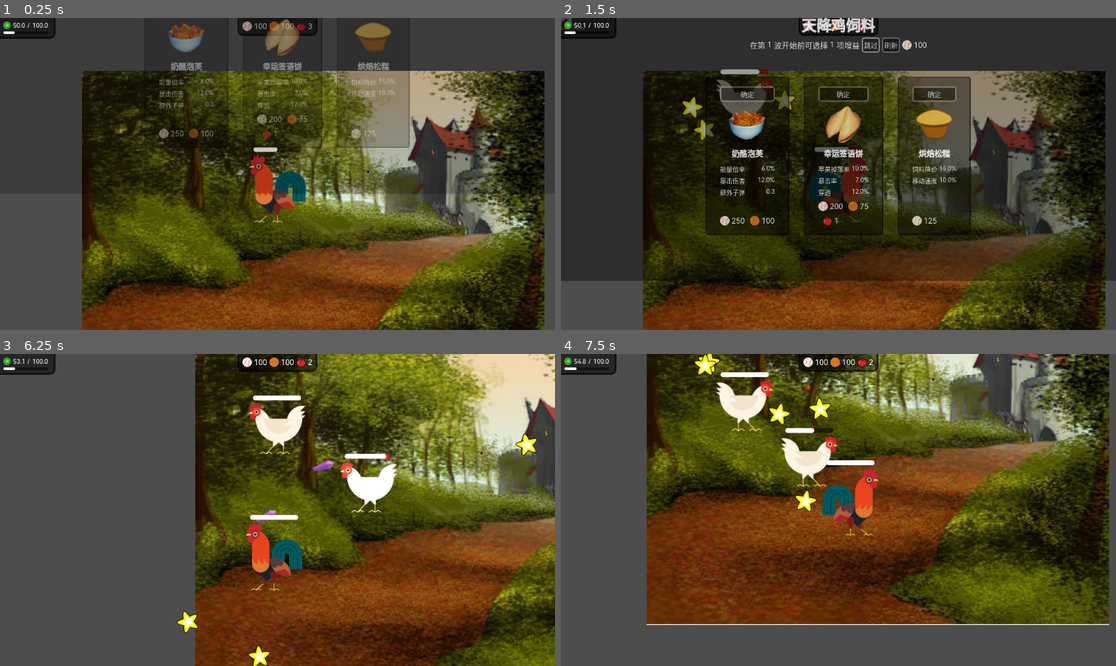
Above: before the commit, frames 1-4 (two rows, left to right).
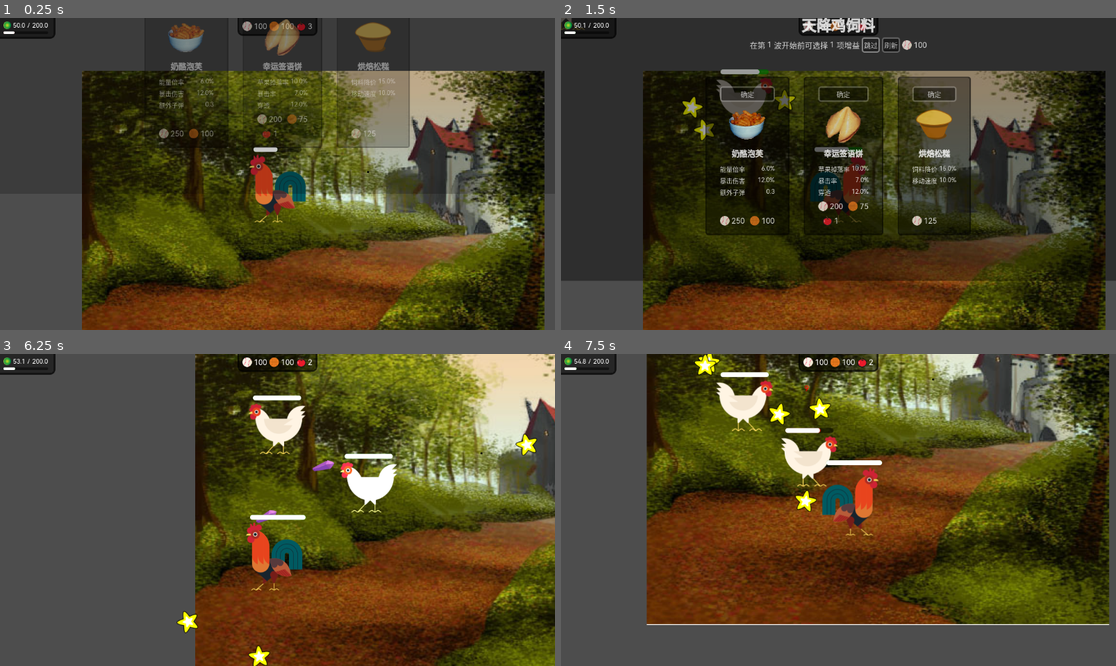
Above: after the commit, the same moments.

Repository: Rundll86/ChickenVSBear
Game: Godot game, scene res://components/Scenes/World.tscn
Same seed, same stepped clock (60 frames per second), same inputs: the game is played once before the commit and once after it. The engine's default icon, where the game draws it, is replaced by a stand-in: a white triangle on a blue panel in a dark square.
Inputs (mouse positions are in pixels of both pictures, inside the frame that each line leads up to):
- Up to frame 1 (0.25 s): no input
- Up to frame 2 (1.5 s): move the mouse to (960, 158) at 0.52 s; hold D (m_right) 0.53-1.25 s; tap R (heal) at 0.6 s; click "跳过" at 1.25 s
- Up to frame 3 (6.25 s): move the mouse to (166, 525) at 2.02 s; hold S (m_down) 2.03-2.78 s; click (166, 525) at 2.1 s; tap R (heal) at 2.3, 3.05, 3.6, 4.55, 5.1, 6.05 s; move the mouse to (333, 441) at 2.77 s; hold D (m_right) 2.78-3.53 s; hold Right mouse button (attack2) 2.78-3.53 s; move the mouse to (249, 572) at 3.52 s; hold W (m_up) 3.53-4.28 s; move the mouse to (444, 556) at 4.27 s; hold A (m_left) 4.28-5.78 s; tap Space (sprint) at 4.35 s; move the mouse to (111, 463) at 5.02 s; move the mouse to (305, 510) at 5.77 s; press the mouse at (305, 510) at 5.78 s; hold S (m_down) from 5.78 s (still down)
- Up to frame 4 (7.5 s): move the mouse to (755, 432) at 6.52 s; release S (m_down) at 6.53 s; release the mouse at (755, 432) at 6.53 s; hold D (m_right) 6.53-7.28 s; right-click (755, 432) at 6.6 s; tap R (heal) at 6.8, 7.35 s; move the mouse to (960, 494) at 7.27 s; hold W (m_up) from 7.28 s (still down)

The runs differ from the first frame. In frame 1, less than 0.1% of the frame differs, in the area x 5-7%, y 1-4%; in frame 2, less than 0.1%, in the area x 2-55%, y 1-43%; in frame 3, less than 0.1%; in frame 4, less than 0.1%.

Commit message:
feat: 更新UI和角色逻辑，优化能量条显示和状态管理

Diff:
--- a/components/Scenes/UI.tscn
+++ b/components/Scenes/UI.tscn
@@ -117,4 +117,3 @@
 unique_name_in_owner = true
 custom_minimum_size = Vector2(0, 5)
 layout_mode = 2
-speed1 = 0.9
--- a/components/UI/ColorBar.tscn
+++ b/components/UI/ColorBar.tscn
@@ -9,8 +9,15 @@
 corner_radius_bottom_right = 5
 corner_radius_bottom_left = 5
 
-[sub_resource type="StyleBoxFlat" id="StyleBoxFlat_gkydp"]
+[sub_resource type="StyleBoxFlat" id="StyleBoxFlat_sh754"]
 bg_color = Color(1, 0, 0, 0.5)
+corner_radius_top_left = 5
+corner_radius_top_right = 5
+corner_radius_bottom_right = 5
+corner_radius_bottom_left = 5
+
+[sub_resource type="StyleBoxFlat" id="StyleBoxFlat_8n8i8"]
+bg_color = Color(0, 1, 0, 0.5)
 corner_radius_top_left = 5
 corner_radius_top_right = 5
 corner_radius_bottom_right = 5
@@ -30,7 +37,8 @@
 offset_bottom = 10.0
 script = ExtResource("1_a106p")
 backBox = SubResource("StyleBoxFlat_kf2fc")
-middleBox = SubResource("StyleBoxFlat_gkydp")
+middleBox1 = SubResource("StyleBoxFlat_sh754")
+middleBox2 = SubResource("StyleBoxFlat_8n8i8")
 frontBox = SubResource("StyleBoxFlat_x7p33")
 speed1 = 0.9
 speed2 = 0.05
--- a/scripts/Contents/Characters/Rooster.gd
+++ b/scripts/Contents/Characters/Rooster.gd
@@ -35,3 +35,4 @@
 func heal(count: float):
 	health += count
 	DamageLabel.create(-count, false, damageAnchor.global_position + MathTool.randv2_range(GameRule.damageLabelSpawnOffset))
+	return count
--- a/scripts/Statemachine/BossBar.gd
+++ b/scripts/Statemachine/BossBar.gd
@@ -4,8 +4,7 @@
 @onready var nameLabel: Label = $"%name"
 @onready var valueLabel: Label = $"%value"
 
-func _physics_process(delta):
-	super._physics_process(delta)
+func _physics_process(_delta):
 	if is_instance_valid(entity):
 		nameLabel.text = entity.displayName
 		valueLabel.text = "%.2f" % (entity.health / entity.fields[FieldStore.Entity.MAX_HEALTH] * 100)
--- a/scripts/Statemachine/ColorBar.gd
+++ b/scripts/Statemachine/ColorBar.gd
@@ -6,7 +6,8 @@
 @export var maxValue: float = 100
 @export var currentValue: float = 50
 @export var backBox: StyleBox
-@export var middleBox: StyleBox
+@export var middleBox1: StyleBox
+@export var middleBox2: StyleBox
 @export var frontBox: StyleBox
 @export var speed1: float = 0.8
 @export var speed2: float = 0.01
@@ -18,6 +19,8 @@
 func getPercent(value: float):
 	return (value - minValue) / (maxValue - minValue)
 func setCurrent(value: float):
+	if value == currentValue:
+		return
 	forwardDirection = sign(value - currentValue)
 	currentValue = value
 
@@ -26,7 +29,7 @@
 	frontValue = currentValue
 func _draw():
 	draw_style_box(backBox, Rect2(0, 0, size.x, size.y))
-	draw_style_box(middleBox, Rect2(0, 0, size.x * getPercent(middleValue), size.y))
+	draw_style_box(middleBox2 if forwardDirection > 0 else middleBox1, Rect2(0, 0, size.x * getPercent(middleValue), size.y))
 	draw_style_box(frontBox, Rect2(0, 0, size.x * getPercent(frontValue), size.y))
 func _physics_process(_delta: float) -> void:
 	middleValue = lerpf(middleValue, currentValue, speed1 if forwardDirection > 0 else speed2)
--- a/scripts/Statemachine/EntityBase.gd
+++ b/scripts/Statemachine/EntityBase.gd
@@ -1,5 +1,9 @@
 extends CharacterBody2D
 class_name EntityBase # 这是个抽象类
+
+signal hit(damage: float, bullet: BulletBase, crit: bool)
+signal healed(amount: float)
+signal healthChanged(health: float)
 
 var fields = {
 	FieldStore.Entity.MAX_HEALTH: 100,
@@ -69,6 +73,7 @@
 		)
 	else:
 		currentFocusedBoss = get_tree().get_nodes_in_group("players")[0]
+	healthChanged.emit(health)
 func _process(_delta):
 	health = clamp(health, 0, fields.get(FieldStore.Entity.MAX_HEALTH))
 	energy = clamp(energy, 0, fields.get(FieldStore.Entity.MAX_ENERGY))
@@ -107,6 +112,8 @@
 		playSound("hurt")
 		bullet.launcher.storeEnergy(damage * 0.05)
 		storeEnergy(damage * -0.1)
+	hit.emit(damage, bullet, crit)
+	healthChanged.emit(health)
 	health -= damage
 	DamageLabel.create(damage, crit, damageAnchor.global_position + MathTool.randv2_range(GameRule.damageLabelSpawnOffset))
 	if isBoss and bullet.launcher.isPlayer():
@@ -154,7 +161,8 @@
 	if inventory[ItemStore.ItemType.APPLE] > 0 and health < fields.get(FieldStore.Entity.MAX_HEALTH):
 		inventory[ItemStore.ItemType.APPLE] -= 1
 		playSound("heal")
-		heal(count * fields.get(FieldStore.Entity.HEAL_ABILITY))
+		healed.emit(heal(count * fields.get(FieldStore.Entity.HEAL_ABILITY)))
+		healthChanged.emit(health)
 func findWeaponAnchor(weaponName: String):
 	var anchor = $"%weapons".get_node(weaponName)
 	if anchor is Node2D:
@@ -187,8 +195,9 @@
 	queue_free()
 func sprint():
 	pass
-func heal(_count: float):
-	pass
+func heal(count: float):
+	health += count
+	return count
 
 static func generate(
 	entity: PackedScene,
--- a/scripts/Statemachine/EntityStateBar.gd
+++ b/scripts/Statemachine/EntityStateBar.gd
@@ -5,7 +5,10 @@
 
 @onready var healthBar: ColorBar = $"%health"
 
-func _physics_process(_delta):
+func _ready():
 	if is_instance_valid(entity):
-		healthBar.maxValue = entity.fields.get(FieldStore.Entity.MAX_HEALTH)
-		healthBar.setCurrent(entity.health)
+		entity.healthChanged.connect(
+			func(health) -> void:
+				healthBar.maxValue = entity.fields.get(FieldStore.Entity.MAX_HEALTH)
+				healthBar.setCurrent(health)
+		)
--- a/scripts/Statemachine/UIState.gd
+++ b/scripts/Statemachine/UIState.gd
@@ -5,7 +5,8 @@
 @onready var basketball = $"%basketball"
 @onready var apple = $"%apple"
 @onready var items = $"%items"
-@onready var energy = $"%energy"
+@onready var energyLabel: Label = $"%energy"
+@onready var energyMaxLabel: Label = $"%energyMax"
 @onready var energyPercent: ColorBar = $"%percent"
 
 static var player: EntityBase = null
@@ -20,7 +21,8 @@
 	bossbar.visible = !!bossbar.entity
 func _physics_process(_delta):
 	if is_instance_valid(player):
-		energy.text = "%.1f"%player.energy
+		energyLabel.text = "%.1f" % player.energy
+		energyMaxLabel.text = "%.1f" % player.fields.get(FieldStore.Entity.MAX_ENERGY)
 		energyPercent.maxValue = player.fields.get(FieldStore.Entity.MAX_ENERGY)
 		energyPercent.setCurrent(player.energy)
 		for i in items.get_children():
Not shown: 1 places in components/UI/ColorBar.tscn that only renumber resources
